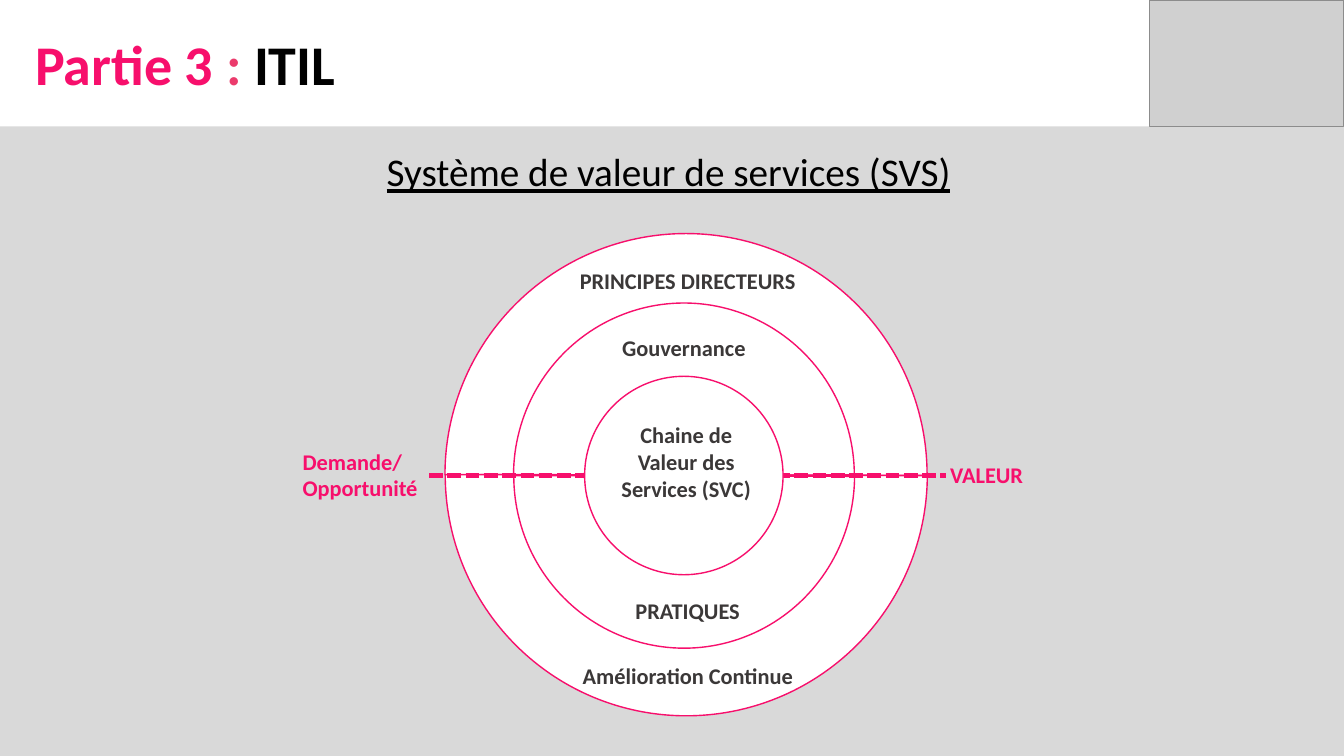
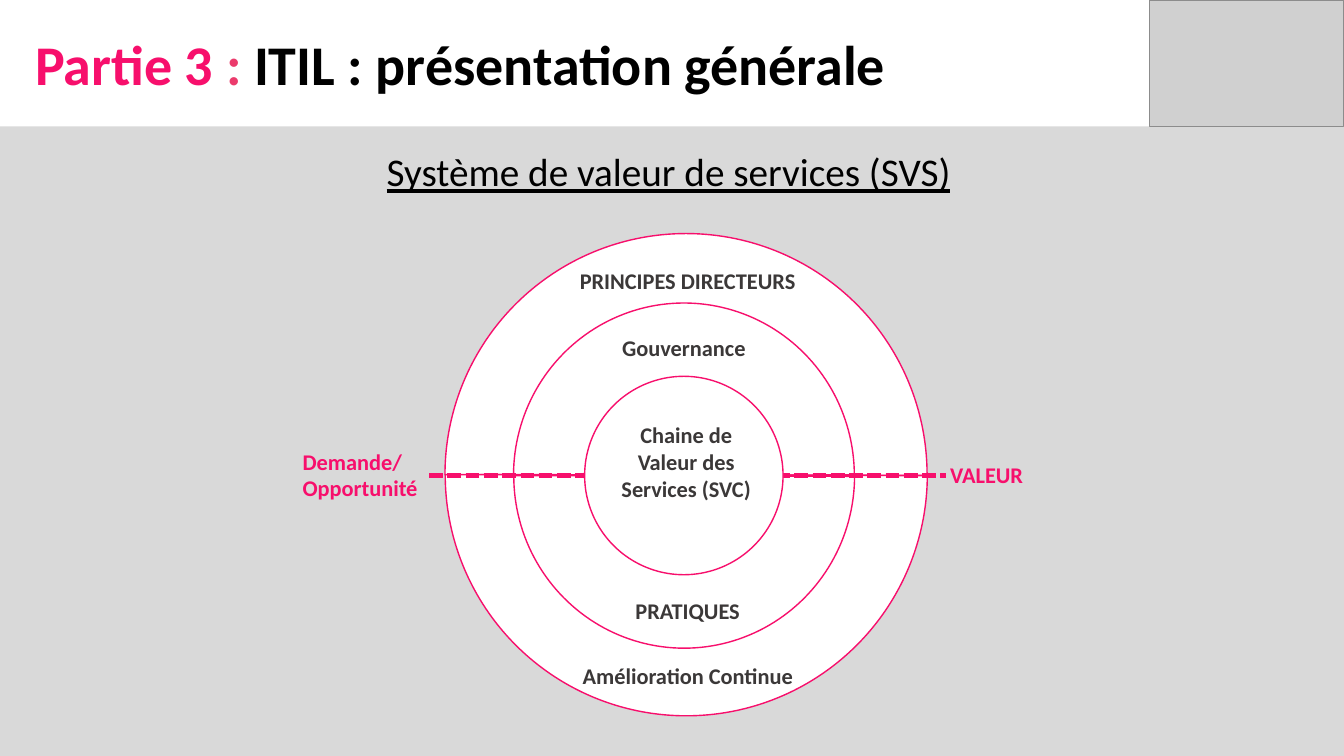
Before and after one commit to AITcorporation/Presentation-DevOps, a slide deck: slide 13 of Presentation.pptx. Drawn at 1344x756 pixels with LibreOffice and Linux fonts; fonts in the diff are those of the drawing; grey boxes stand for pictures. Boxes give left, top, right and bottom in pixels: in the first picture for what was removed or moved away, otherwise in the second. Text is boxed around its words. In the diff, an @@ line names an element or a change of style, - is before the commit and + after.

```diff
--- a/Presentation.pptx
+++ b/Presentation.pptx
@@ text at <box>35,45,885,95</box>: text changed; text colour #F70F6C to #000000 @@
-Partie 3 : ITIL
+Partie 3 : ITIL : présentation générale
```
Also in this commit, not shown: 11 other slides changed.
